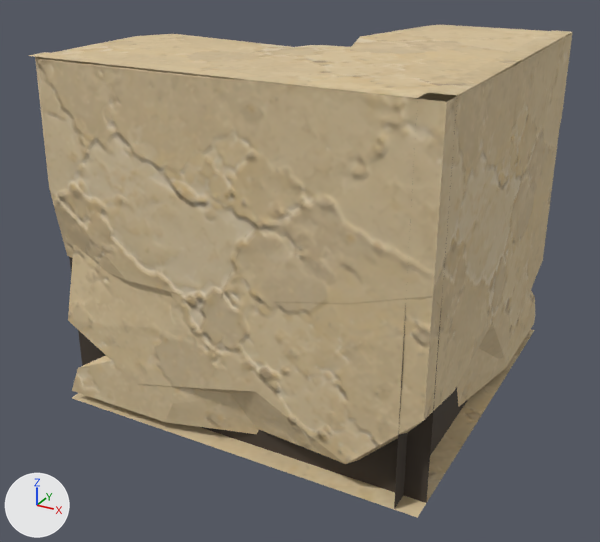
What one commit did to the glTF model assets/custom/models/ground_modules/ground_corner_08.glb.
The view is the same before and after, from a 50 mm lens placed at (1.474, -1.393, 1.222), pointed at (0.478, 0.418, 0.316). Arrows for +X, +Y and +Z are at lower left; the lights stay in place. The picture after the commit comes second.

The scene before the commit, as lines of its bpy script (objects in view):
```python
mat_groundmodulerecess = principled_material('GroundModuleRecess')
mat_groundmodulerecess.base_color = (0.06, 0.045, 0.032)  # brown #453c32
mat_groundmodulerecess.roughness = 0.95
me_groundcorner08_bodyreliefmesh = bpy.data.meshes.new('GroundCorner08_BodyReliefMesh')
me_groundcorner08_bodyreliefmesh.from_pydata(...)  # 223 vertices, 378 faces; spans x 0.0..1.0, y 0.0..1.0, z 0.0..0.91
# faces by material slot: [10, 10, 338, 20]
me_groundcorner08_bodyreliefmesh.materials.append(mat_sandstone_plate_1_007)
me_groundcorner08_bodyreliefmesh.materials.append(mat_sandstone_plate_4_007)
me_groundcorner08_bodyreliefmesh.materials.append(mat_sandstone_plate_15_003)
me_groundcorner08_bodyreliefmesh.materials.append(mat_groundmodulerecess)  # brown #453c32
ob_groundcorner08_body = bpy.data.objects.new('GroundCorner08_Body', me_groundcorner08_bodyreliefmesh)
ob_groundcorner08_body.location = (0.0, 0.0, 0.0)
```
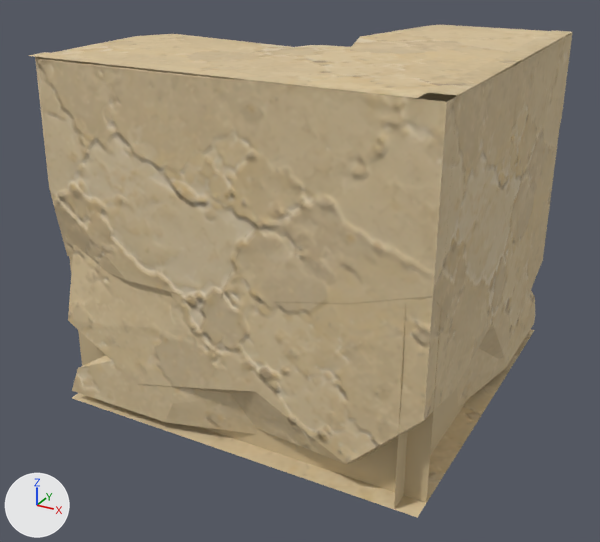
The change, as a diff of the scene's bpy script:
```diff
--- a/assets/custom/models/ground_modules/ground_corner_08.glb.py
+++ b/assets/custom/models/ground_modules/ground_corner_08.glb.py
@@ mat_groundmodulerecess @@
 mat_groundmodulerecess = principled_material('GroundModuleRecess')
-mat_groundmodulerecess.base_color = (0.06, 0.045, 0.032)  # brown #453c32
+mat_groundmodulerecess.base_color = (0.61, 0.48, 0.28)  # beige #cdb890
 mat_groundmodulerecess.roughness = 0.95
```

Location of each change, [x1, y1, x2, y2] in pixels of the pictures (600 x 542 px):
'GroundCorner08_Body', recoloured
    both: [67, 254, 475, 511]
